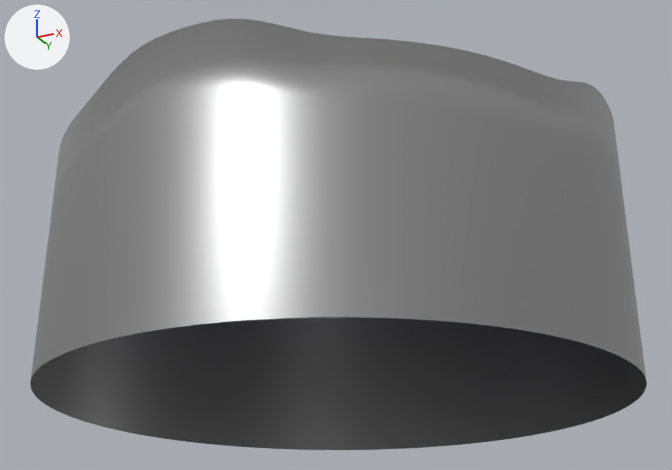
Two versions of the Blender file Raw/Sci-fi/JumpPad.blend, one commit apart.
Rendered twice from a camera (50 mm lens) standing at (1.39, -2.8, -0.65) and looking at (0.02, -0.05, 0.59). Arrows for +X, +Y and +Z are at upper left; the lights stay in place.

The older version as bpy lines, for what is in view:
```python
me_окружность = bpy.data.meshes.new('Окружность')
me_окружность.from_pydata(...)  # 320 vertices, 289 faces; spans x -1.0..1.0, y -1.0..1.0, z 0.0..0.94
me_окружность.polygons.foreach_set('use_smooth', [True] * 289)
# faces by material slot: [96, 32, 161]
me_окружность.materials.append(mat_steel)  # grey #a3a3a3
me_окружность.materials.append(mat_light)  # blue #0800e7
me_окружность.materials.append(mat_rubber)  # black #161616
ob_окружность = bpy.data.objects.new('Окружность', me_окружность)
ob_окружность.location = (0.0, 0.0, 0.0)
_m = ob_окружность.modifiers.new('Подразделения', 'SUBSURF')
_m.levels = 2
```
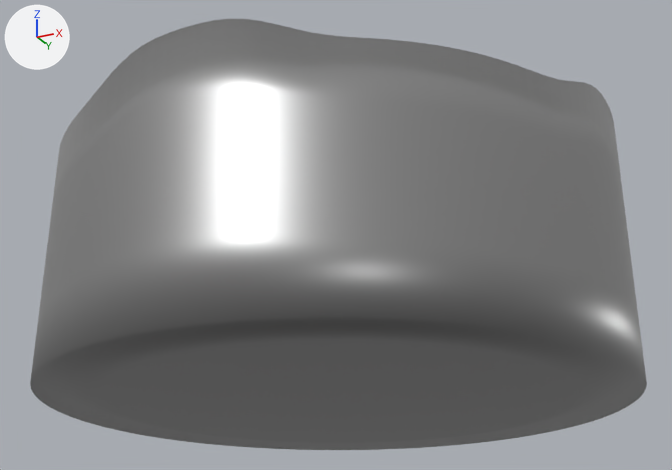
Commit message: Fix empty jump pad bottom

What differs and where, as boxes [x1, y1, x2, y2] in the pictures (672 x 470 px):
part 1 of me_окружность, added
    after: [30, 317, 647, 450]

What changed in the scene script:
```text
Change me_окружность:
    used by ob_окружность; location = (0.0, 0.0, 0.0)
    remove me_окружность.from_pydata(...)  # 320 vertices, 289 faces; spans x -1.0..1.0, y -1.0..1.0, z 0.0..0.94
    add me_окружность.from_pydata(...)  # 352 vertices, 322 faces; spans x -1.0..1.0, y -1.0..1.0, z 0.0..0.94
    me_окружность part 1
    32 vertices are added at x -0.2..0.2, y -0.2..0.2, z 0.0
    33 new faces join them, mat_steel (grey #a3a3a3)
```
